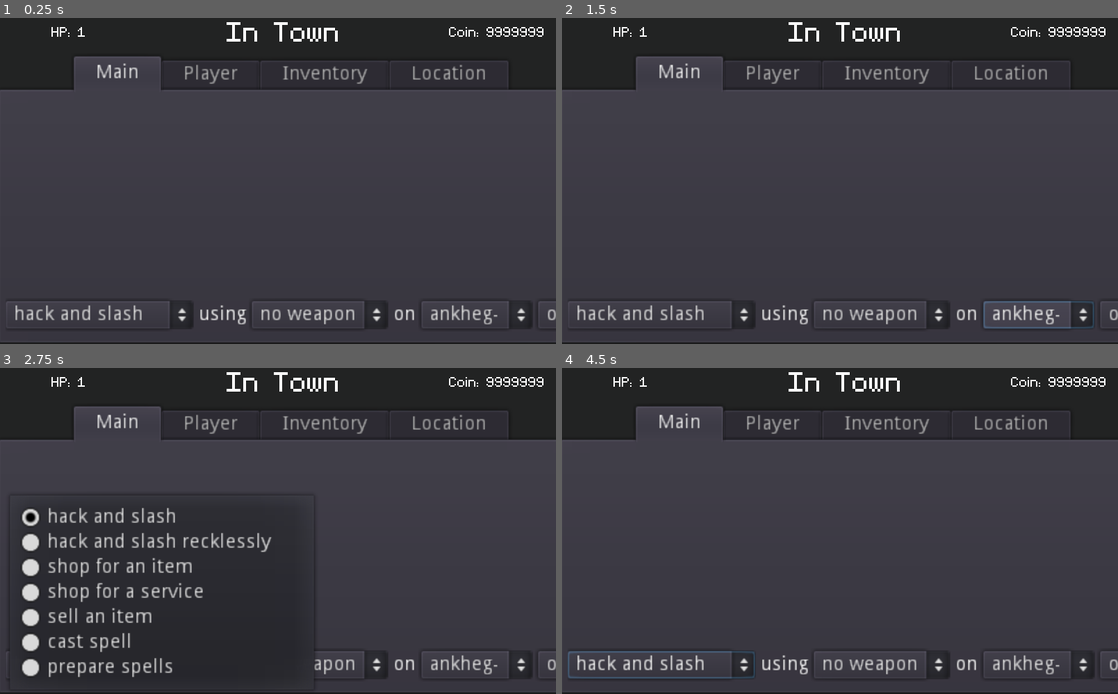
Above: before the commit, frames 1-4 (two rows, left to right).
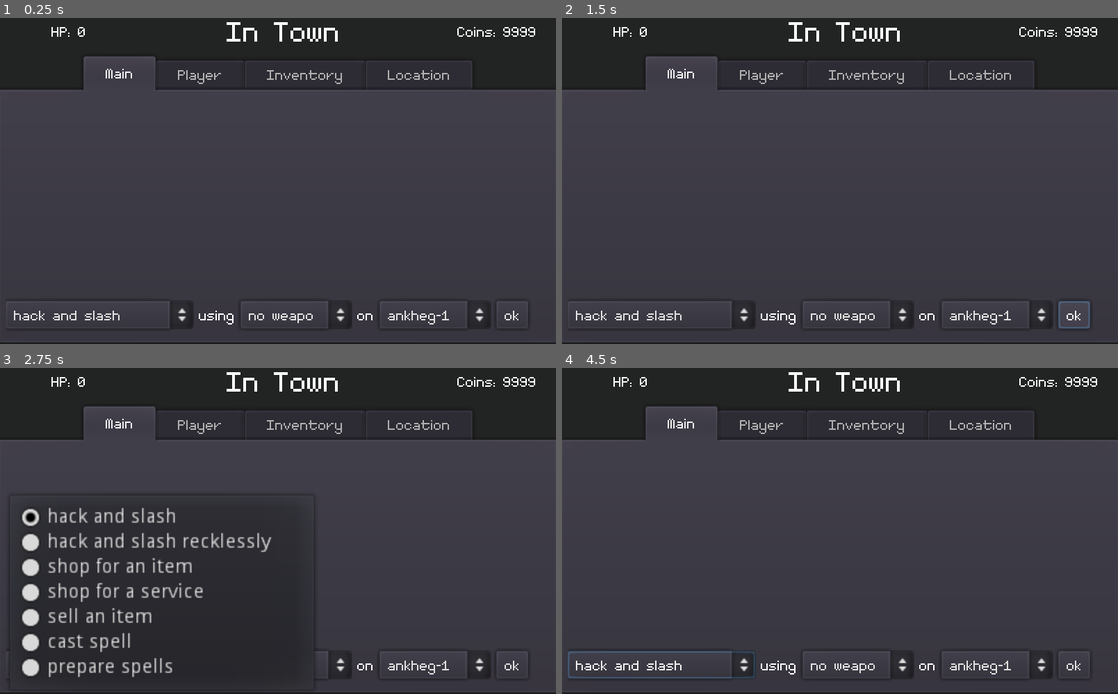
Above: after the commit, the same moments.

Repository: dyerjos/Secret-Santa-2021
Game: Godot game, scene res://Gameplay.tscn
Two runs of this game, one before a commit and one after it. Both use one fixed random seed, a clock stepped at 60 frames per second and the inputs below. This scene is started directly instead of the project's main scene.
Inputs (mouse positions are in pixels of both pictures, inside the frame that each line leads up to):
- Up to frame 1 (0.25 s): no input
- Up to frame 2 (1.5 s): click (1073, 314) at 0.5 s, where only the run after the commit has a clickable "ok"; click (1073, 314) at 1.25 s, where only the run after the commit has a clickable "ok"
- Up to frame 3 (2.75 s): click "hack and slash" at 2 s
- Up to frame 4 (4.5 s): click "ankheg-4 [Enemy]" (after the commit: "ankheg-1 [Enemy]") at 2.75 s; click "hack and slash" at 3.5 s; click "ankheg-4 [Enemy]" (after the commit: "ankheg-1 [Enemy]") at 4.25 s

The runs differ from the first frame. In frame 1, 3.5% of the frame differs, in the area x 2-100%, y 2-96%; in frame 2, 4.0%; in frame 3, 2.5%; in frame 4, 3.5%.
Error in both runs: Invalid operands 'String' and 'int' in operator '+'. (res://global/CharacterSheet.gd:204)

Commit message:
hp and coins ui for main screen

Diff:
--- a/Gameplay.gd
+++ b/Gameplay.gd
@@ -4,6 +4,9 @@
 #* UI references:
 #* ----- main tab var ---------
 onready var context_label = $HeaderRow/CenterContainer/ContextLabel
+onready var aside_one = $HeaderRow/HeaderAside1/ContextLabel
+onready var aside_two = $HeaderRow/HeaderAside2/ContextLabel
+
 onready var move_options = $TabContainer/Main/VBoxContainer/MoveCommand/MoveOption
 onready var using_label = $TabContainer/Main/VBoxContainer/MoveCommand/Using
 onready var weapon_options = $TabContainer/Main/VBoxContainer/MoveCommand/Weapon
@@ -34,7 +37,6 @@
 #* ----- main tab var ---------
 var selected_move = {}
 var selected_item = {}
-#var selected_spell = {}  #using selected_item instead
 var selected_targets = []
 var selected_target_index = null
 var possible_targets = []
@@ -62,6 +64,8 @@
 	populate_inventory_list()
 	populate_player_tab()
 	populate_location_tab()
+	update_aside_one()
+	update_aside_two()
 	connect_signals()
 	SaveSystem.save_and_encrypt_game()
 
@@ -185,6 +189,14 @@
 	CharacterSheet.player_in_town = town_bool
 	context_label.text = text
 
+func update_aside_one():
+	var new_text = "HP: " + String(CharacterSheet.hp)
+	aside_one.text = new_text
+
+func update_aside_two():
+	var new_text = "Coins: " + String(CharacterSheet.player_coins)
+	aside_two.text = new_text
+
 #* ---------- Main Tab -------------------------
 
 func _on_SubmitBtn_pressed():
@@ -287,6 +299,8 @@
 
 func post_move_hook():
 	refresh_targets()
+	update_aside_one()
+	update_aside_two()
 
 func refresh_targets():
 	target_options.clear()
--- a/Gameplay.tscn
+++ b/Gameplay.tscn
@@ -17,6 +17,27 @@
 [sub_resource type="DynamicFont" id=5]
 resource_local_to_scene = true
 outline_color = Color( 0.941176, 0.964706, 0.941176, 1 )
+font_data = ExtResource( 2 )
+
+[sub_resource type="DynamicFont" id=6]
+font_data = ExtResource( 2 )
+
+[sub_resource type="DynamicFont" id=7]
+font_data = ExtResource( 2 )
+
+[sub_resource type="DynamicFont" id=8]
+font_data = ExtResource( 2 )
+
+[sub_resource type="DynamicFont" id=9]
+font_data = ExtResource( 2 )
+
+[sub_resource type="DynamicFont" id=10]
+font_data = ExtResource( 2 )
+
+[sub_resource type="DynamicFont" id=11]
+font_data = ExtResource( 2 )
+
+[sub_resource type="DynamicFont" id=12]
 font_data = ExtResource( 2 )
 
 [sub_resource type="DynamicFont" id=2]
@@ -43,6 +64,7 @@
 margin_right = 100.0
 margin_bottom = 30.0
 rect_min_size = Vector2( 100, 0 )
+rect_clip_content = true
 
 [node name="ContextLabel" type="Label" parent="HeaderRow/HeaderAside1"]
 margin_left = 37.0
@@ -54,17 +76,18 @@
 
 [node name="CenterContainer" type="CenterContainer" parent="HeaderRow"]
 margin_left = 100.0
-margin_right = 300.0
+margin_right = 304.0
 margin_bottom = 30.0
 rect_min_size = Vector2( 200, 0 )
+rect_clip_content = true
 __meta__ = {
 "_edit_use_anchors_": false
 }
 
 [node name="ContextLabel" type="Label" parent="HeaderRow/CenterContainer"]
-margin_left = 28.0
+margin_left = 30.0
 margin_top = 1.0
-margin_right = 172.0
+margin_right = 174.0
 margin_bottom = 29.0
 custom_fonts/font = SubResource( 4 )
 text = "Context Title"
@@ -74,6 +97,7 @@
 margin_right = 400.0
 margin_bottom = 30.0
 rect_min_size = Vector2( 100, 0 )
+rect_clip_content = true
 
 [node name="ContextLabel" type="Label" parent="HeaderRow/HeaderAside2"]
 margin_left = 15.0
@@ -88,6 +112,7 @@
 margin_right = 400.0
 margin_bottom = 238.0
 rect_min_size = Vector2( 400, 205 )
+custom_fonts/font = SubResource( 6 )
 __meta__ = {
 "_edit_use_anchors_": false
 }
@@ -106,11 +131,11 @@
 }
 
 [node name="VBoxContainer" type="VBoxContainer" parent="TabContainer/Main"]
-margin_right = 392.0
+margin_right = 390.0
 margin_bottom = 164.0
 
 [node name="TextContainer" type="HBoxContainer" parent="TabContainer/Main/VBoxContainer"]
-margin_right = 392.0
+margin_right = 390.0
 margin_bottom = 140.0
 rect_min_size = Vector2( 380, 140 )
 
@@ -123,13 +148,14 @@
 
 [node name="MoveCommand" type="HBoxContainer" parent="TabContainer/Main/VBoxContainer"]
 margin_top = 144.0
-margin_right = 392.0
+margin_right = 390.0
 margin_bottom = 164.0
 
 [node name="MoveOption" type="OptionButton" parent="TabContainer/Main/VBoxContainer/MoveCommand"]
 margin_right = 135.0
 margin_bottom = 20.0
 rect_min_size = Vector2( 135, 0 )
+custom_fonts/font = SubResource( 7 )
 toggle_mode = false
 text = "move"
 clip_text = true
@@ -137,36 +163,42 @@
 [node name="Using" type="Label" parent="TabContainer/Main/VBoxContainer/MoveCommand"]
 margin_left = 139.0
 margin_top = 3.0
-margin_right = 173.0
+margin_right = 165.0
 margin_bottom = 17.0
+custom_fonts/font = SubResource( 8 )
 text = "using"
 
 [node name="Weapon" type="OptionButton" parent="TabContainer/Main/VBoxContainer/MoveCommand"]
-margin_left = 177.0
-margin_right = 257.0
+margin_left = 169.0
+margin_right = 249.0
 margin_bottom = 20.0
 rect_min_size = Vector2( 80, 0 )
+custom_fonts/font = SubResource( 9 )
 text = "weapon"
+clip_text = true
 
 [node name="Against" type="Label" parent="TabContainer/Main/VBoxContainer/MoveCommand"]
-margin_left = 261.0
+margin_left = 253.0
 margin_top = 3.0
-margin_right = 277.0
+margin_right = 265.0
 margin_bottom = 17.0
+custom_fonts/font = SubResource( 10 )
 text = "on"
 
 [node name="Target" type="OptionButton" parent="TabContainer/Main/VBoxContainer/MoveCommand"]
-margin_left = 281.0
-margin_right = 361.0
+margin_left = 269.0
+margin_right = 349.0
 margin_bottom = 20.0
 rect_min_size = Vector2( 80, 0 )
+custom_fonts/font = SubResource( 11 )
 text = "target"
 clip_text = true
 
 [node name="SubmitBtn" type="Button" parent="TabContainer/Main/VBoxContainer/MoveCommand"]
-margin_left = 365.0
-margin_right = 392.0
+margin_left = 353.0
+margin_right = 376.0
 margin_bottom = 20.0
+custom_fonts/font = SubResource( 12 )
 text = "ok"
 
 [node name="Player" type="ScrollContainer" parent="TabContainer"]
Not shown: 1 places in Gameplay.tscn that only renumber resources
